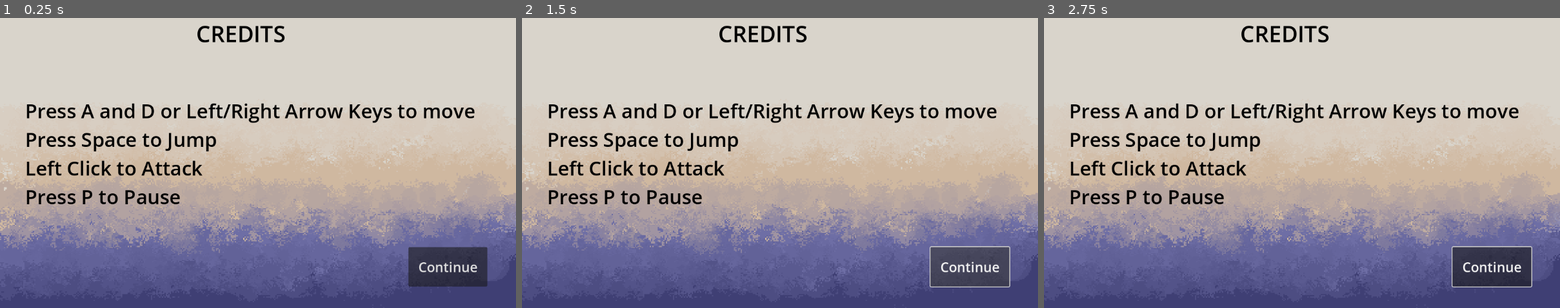
Above: before the commit, frames 1-3 (left to right).
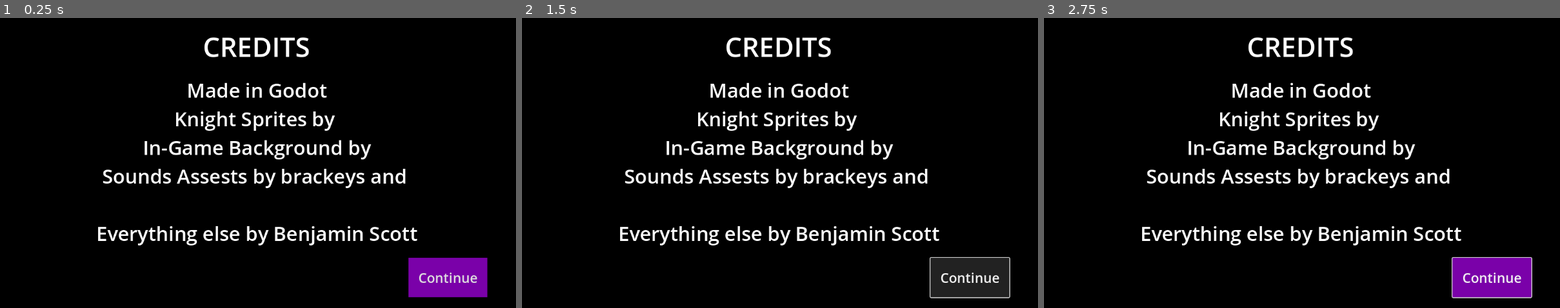
Above: after the commit, the same moments.

Repository: bscott519/NewColossalCrisisGame
Game: Godot game, scene res://Scenes/credits.tscn
Same seed, same stepped clock (60 frames per second), same inputs: the game is played once before the commit and once after it. This scene is started directly instead of the project's main scene. The engine's default icon, where the game draws it, is replaced by a stand-in: a white triangle on a blue panel in a dark square. Sound files missing from this copy of the repository are replaced by a short silence.
Inputs (mouse positions are in pixels of both pictures, inside the frame that each line leads up to):
- Up to frame 1 (0.25 s): no input
- Up to frame 2 (1.5 s): click "Continue" at 0.5 s; click "Continue" at 1.25 s
- Up to frame 3 (2.75 s): tap A (left) at 2 s; move the mouse to (1415, 148) at 2.02 s; hold D (right) from 2.03 s (still down); click (1415, 148) at 2.1 s; tap Space (jump) at 2.27 s

The runs differ from the first frame. In frame 1, 98% of the frame differs, in the area x 0-100%, y 0-100%; in frame 2, 97%; in frame 3, 98%.

Commit message:
Update credits.tscn

Diff:
--- a/Scenes/credits.tscn
+++ b/Scenes/credits.tscn
@@ -1,7 +1,11 @@
-[gd_scene load_steps=3 format=3 uid="uid://xu4xkm74bgjk"]
+[gd_scene load_steps=4 format=3 uid="uid://xu4xkm74bgjk"]
 
 [ext_resource type="Script" uid="uid://boshnqps5b0mr" path="res://Scenes/credits.gd" id="1_gryuy"]
-[ext_resource type="Texture2D" uid="uid://c7awsvhvqdq0c" path="res://GameArt/Background.png" id="2_ccovl"]
+
+[sub_resource type="CanvasTexture" id="CanvasTexture_r18jl"]
+
+[sub_resource type="StyleBoxFlat" id="StyleBoxFlat_r18jl"]
+bg_color = Color(0.478431, 0.00392157, 0.662745, 1)
 
 [node name="Credits" type="Control"]
 layout_mode = 3
@@ -11,6 +15,7 @@
 script = ExtResource("1_gryuy")
 
 [node name="TextureRect" type="TextureRect" parent="."]
+modulate = Color(0, 0, 0, 1)
 layout_mode = 1
 anchors_preset = 15
 anchor_right = 1.0
@@ -19,34 +24,39 @@
 offset_bottom = 616.0
 grow_horizontal = 2
 grow_vertical = 2
-texture = ExtResource("2_ccovl")
+texture = SubResource("CanvasTexture_r18jl")
 
-[node name="Label" type="Label" parent="."]
-layout_mode = 0
-offset_left = 56.0
-offset_top = 176.0
-offset_right = 1175.0
-offset_bottom = 386.0
-theme_override_colors/font_color = Color(0, 0, 0, 1)
-theme_override_font_sizes/font_size = 44
-text = "Press A and D or Left/Right Arrow Keys to move
-Press Space to Jump
-Left Click to Attack
-Press P to Pause"
-
-[node name="Label2" type="Label" parent="."]
+[node name="CreditsLabel" type="Label" parent="."]
 layout_mode = 1
 anchors_preset = 5
 anchor_left = 0.5
 anchor_right = 0.5
-offset_left = 418.0
-offset_right = 659.0
-offset_bottom = 253.0
+offset_left = 432.0
+offset_top = 22.0
+offset_right = 673.0
+offset_bottom = 191.0
 grow_horizontal = 2
-theme_override_colors/font_color = Color(0, 0, 0, 1)
-theme_override_font_sizes/font_size = 50
+theme_override_colors/font_color = Color(1, 1, 1, 1)
+theme_override_font_sizes/font_size = 60
 text = "CREDITS
 "
+horizontal_alignment = 1
+
+[node name="Label" type="Label" parent="."]
+layout_mode = 0
+offset_left = 14.0
+offset_top = 130.0
+offset_right = 1133.0
+offset_bottom = 511.0
+theme_override_colors/font_color = Color(1, 1, 1, 1)
+theme_override_font_sizes/font_size = 44
+text = "Made in Godot
+Knight Sprites by
+In-Game Background by
+Sounds Assests by brackeys and
+
+Everything else by Benjamin Scott"
+horizontal_alignment = 1
 
 [node name="Continue" type="Button" parent="."]
 layout_mode = 1
@@ -56,12 +66,13 @@
 anchor_right = 0.5
 anchor_bottom = 0.5
 offset_left = 892.0
-offset_top = 492.0
+offset_top = 516.0
 offset_right = 1068.0
-offset_bottom = 580.0
+offset_bottom = 604.0
 grow_horizontal = 2
 grow_vertical = 2
 theme_override_font_sizes/font_size = 30
+theme_override_styles/normal = SubResource("StyleBoxFlat_r18jl")
 text = "Continue"
 
 [connection signal="pressed" from="Continue" to="." method="_on_continue_pressed"]
